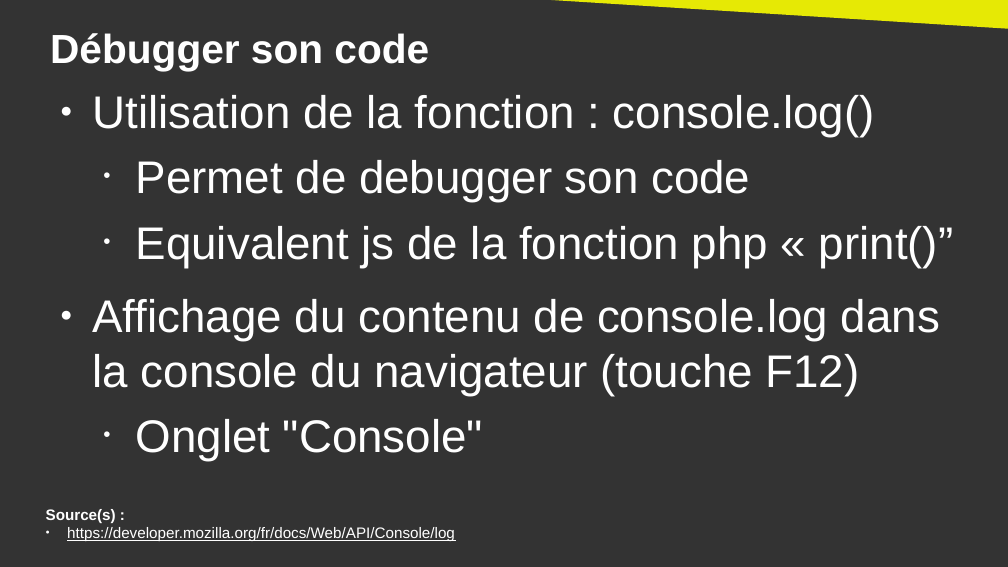
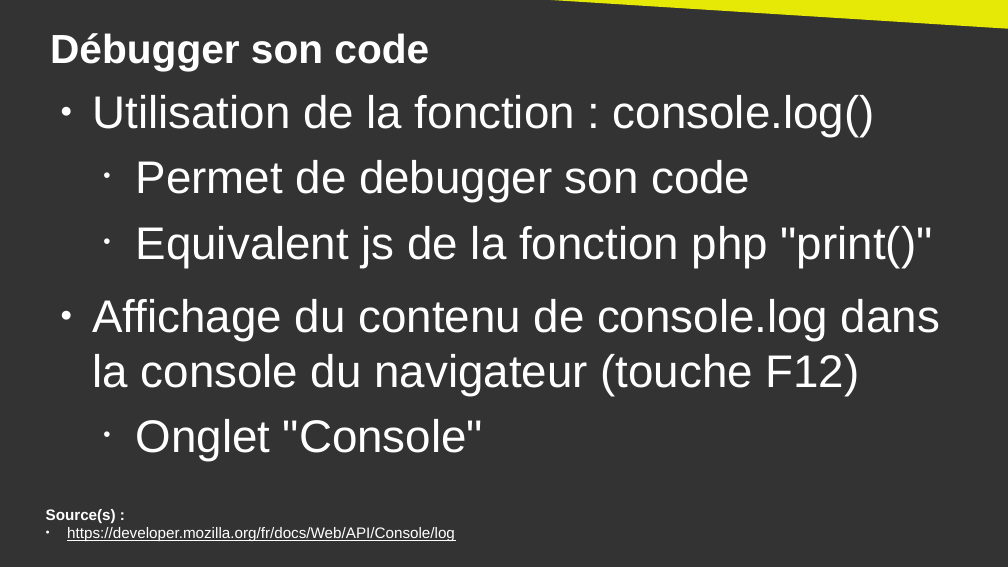
Before and after one commit to DanYellow/cours, a slide deck: slide 29 of integration-web-s2/travaux-pratiques/numero-5/presentation.odp. Drawn at 1008x567 pixels with LibreOffice and Linux fonts; fonts in the diff are those of the drawing. Boxes give left, top, right and bottom in pixels: in the first picture for what was removed or moved away, otherwise in the second. Text is boxed around its words. In the diff, an @@ line names an element or a change of style, - is before the commit and + after.

```diff
--- a/integration-web-s2/travaux-pratiques/numero-5/presentation.odp
+++ b/integration-web-s2/travaux-pratiques/numero-5/presentation.odp
@@ text at (136, 226, 933, 268): text changed @@
-  • Equivalent js de la fonction php « print()”
+  • Equivalent js de la fonction php "print()"
```
Also in this commit, not shown: 6 other slides changed, 2 other files.
